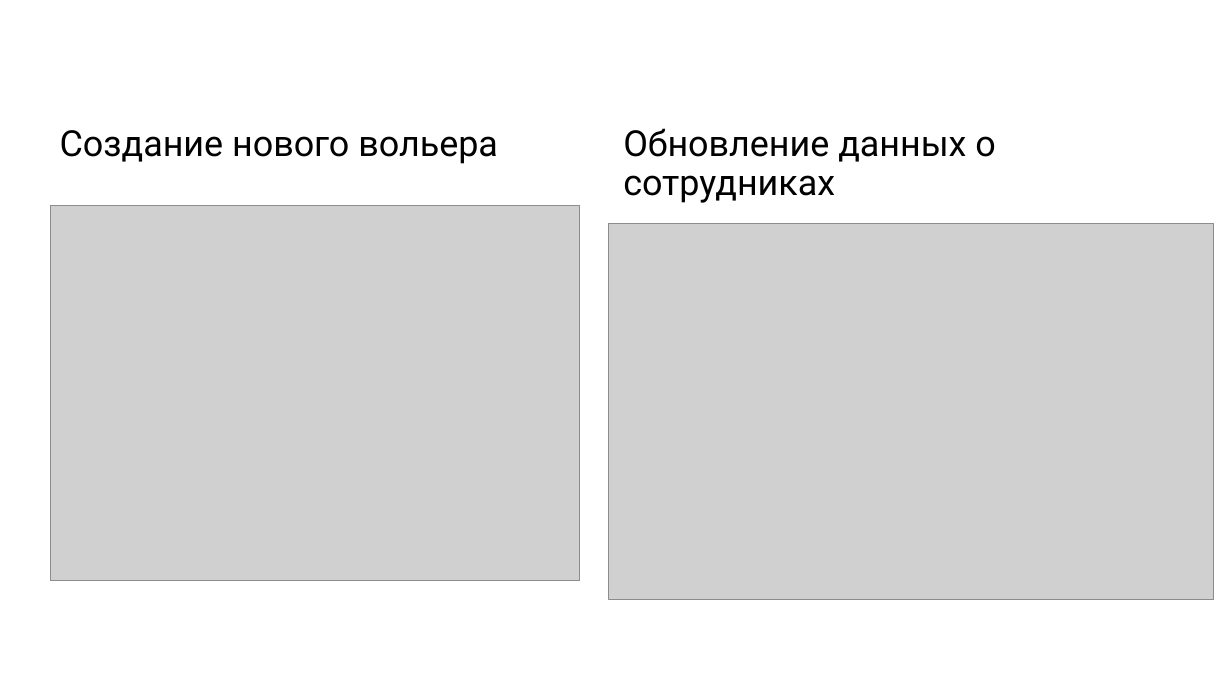
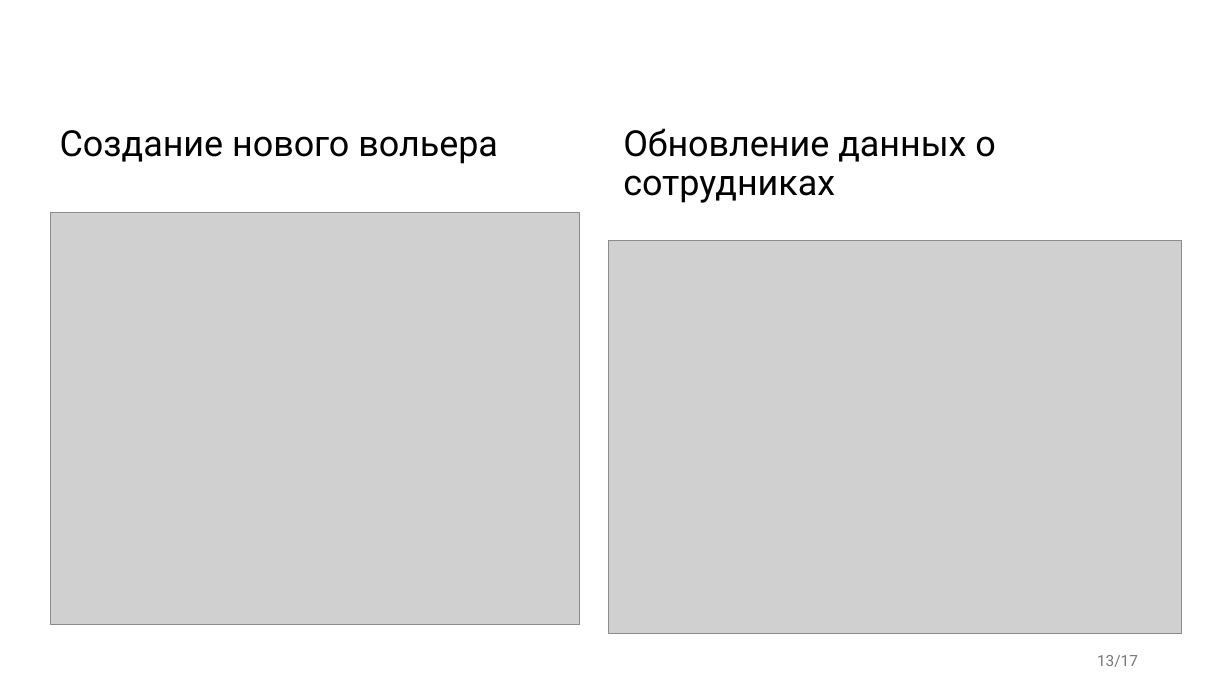
Before and after one commit to BirdManl/-zoo-, a slide deck: slide 13 of Пз+презентация/презентация .pptx. Drawn at 1232x693 pixels with LibreOffice and Linux fonts; fonts in the diff are those of the drawing; grey boxes stand for pictures. Boxes give left, top, right and bottom in pixels: in the first picture for what was removed or moved away, otherwise in the second. Text is boxed around its words. In the diff, an @@ line names an element or a change of style, - is before the commit and + after.

```diff
--- a/Пз+презентация/презентация .pptx
+++ b/Пз+презентация/презентация .pptx
@@ picture: place and size @@
-picture at bbox=[50, 205, 579, 581]
+picture at bbox=[50, 213, 579, 624]
@@ picture: place and size @@
-picture at bbox=[608, 224, 1214, 600]
+picture at bbox=[608, 240, 1182, 634]
@@ page number added at bbox=[1097, 655, 1138, 667], 12 pt, text #797979 @@
+13/17
```
Also in this commit, not shown: 14 other slides changed, 2 other files.
